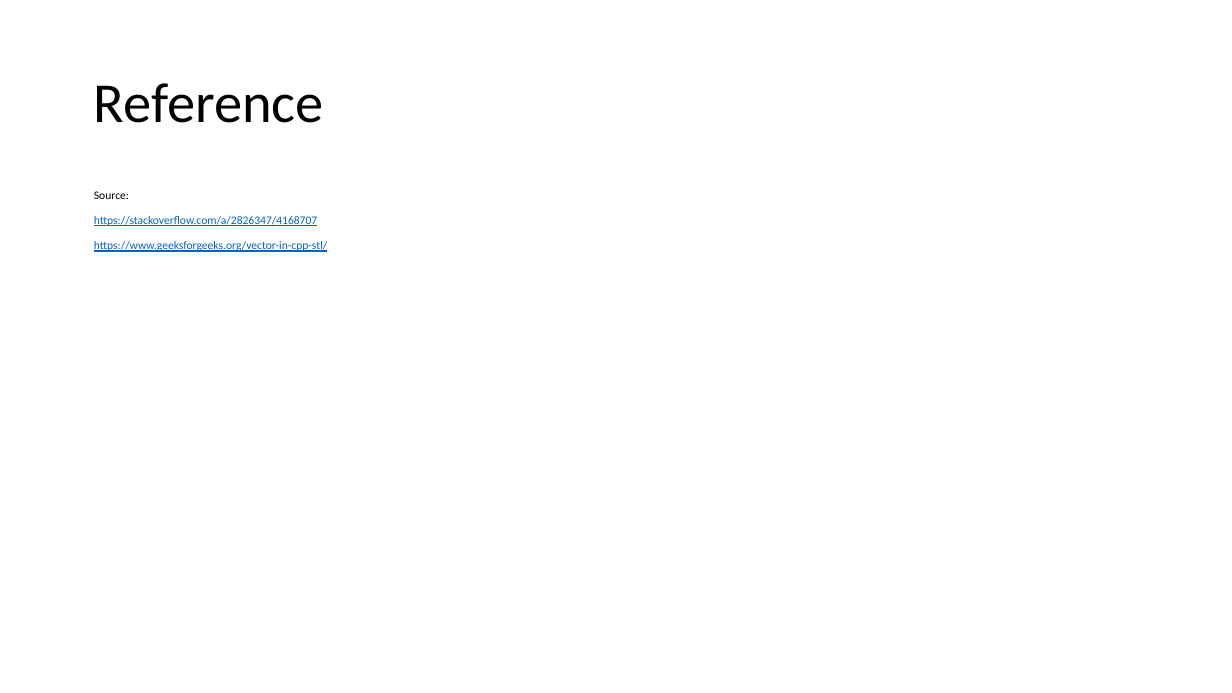
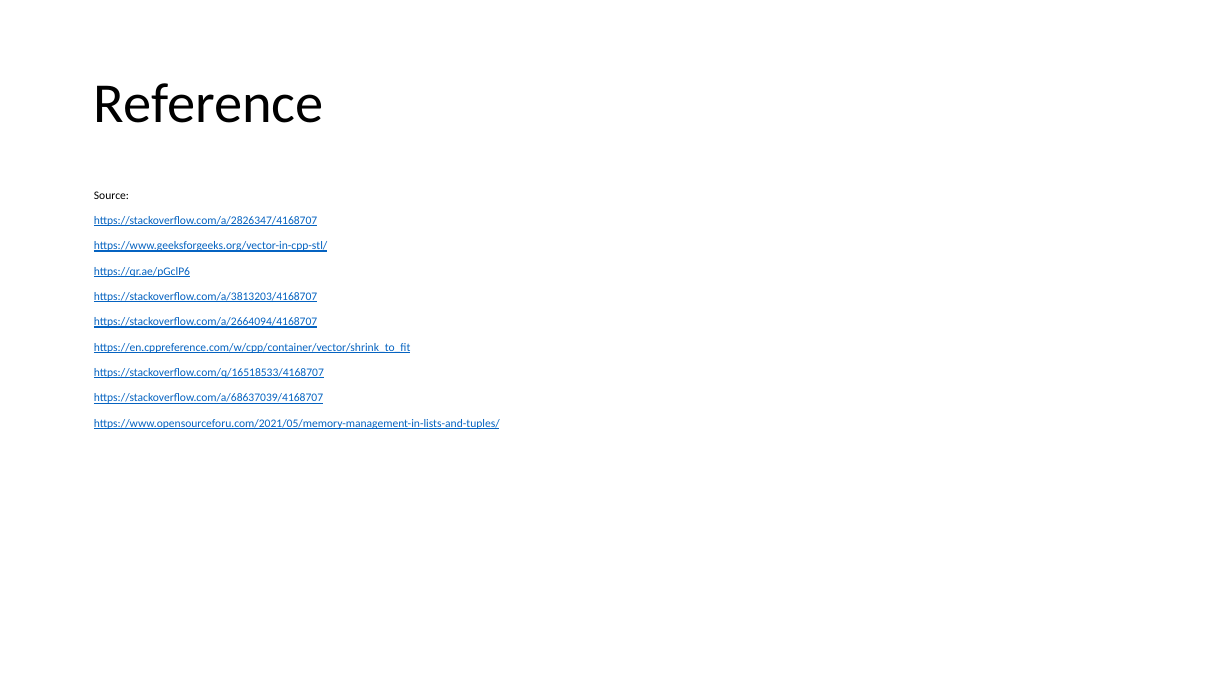
Before and after one commit to muksiddheswar/Tiny-CPP-Examples, a slide deck: slide 4 of CPP-Examples/STL/STL_Presentation.pptx. Drawn at 1232x693 pixels with LibreOffice and Linux fonts; fonts in the diff are those of the drawing. Boxes give left, top, right and bottom in pixels: in the first picture for what was removed or moved away, otherwise in the second. Text is boxed around its words. In the diff, an @@ line names an element or a change of style, - is before the commit and + after.

Commit message:
Added presentation for vectors

```diff
--- a/CPP-Examples/STL/STL_Presentation.pptx
+++ b/CPP-Examples/STL/STL_Presentation.pptx
@@ text at box(94, 267, 500, 429): paragraphs added @@
+https://qr.ae/pGclP6
+https://stackoverflow.com/a/3813203/4168707
+https://stackoverflow.com/a/2664094/4168707
+https://en.cppreference.com/w/cpp/container/vector/shrink_to_fit
+https://stackoverflow.com/q/16518533/4168707
+https://stackoverflow.com/a/68637039/4168707
+https://www.opensourceforu.com/2021/05/memory-management-in-lists-and-tuples/
```
Also in this commit, not shown: 1 other slide changed.
